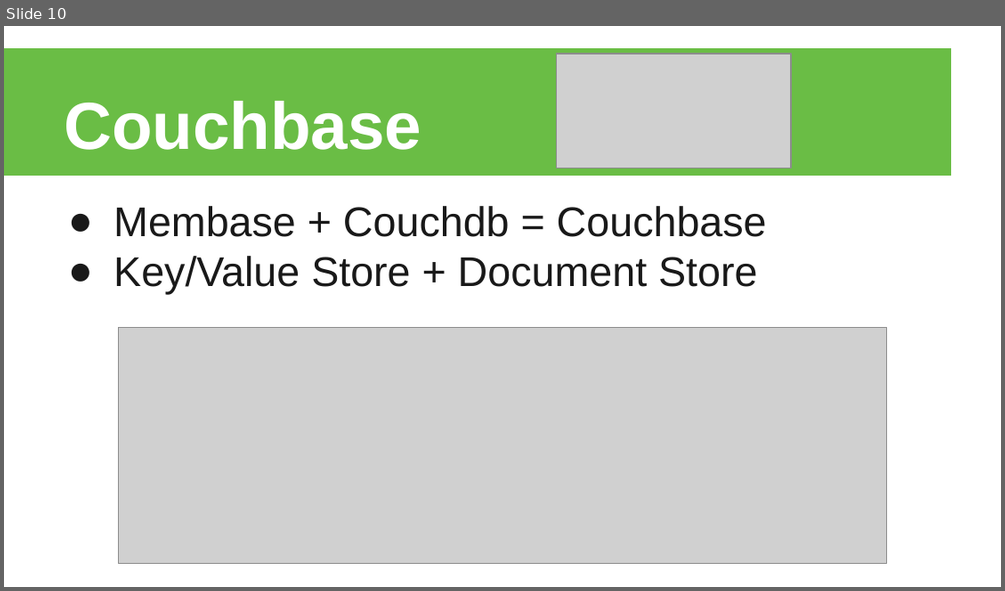
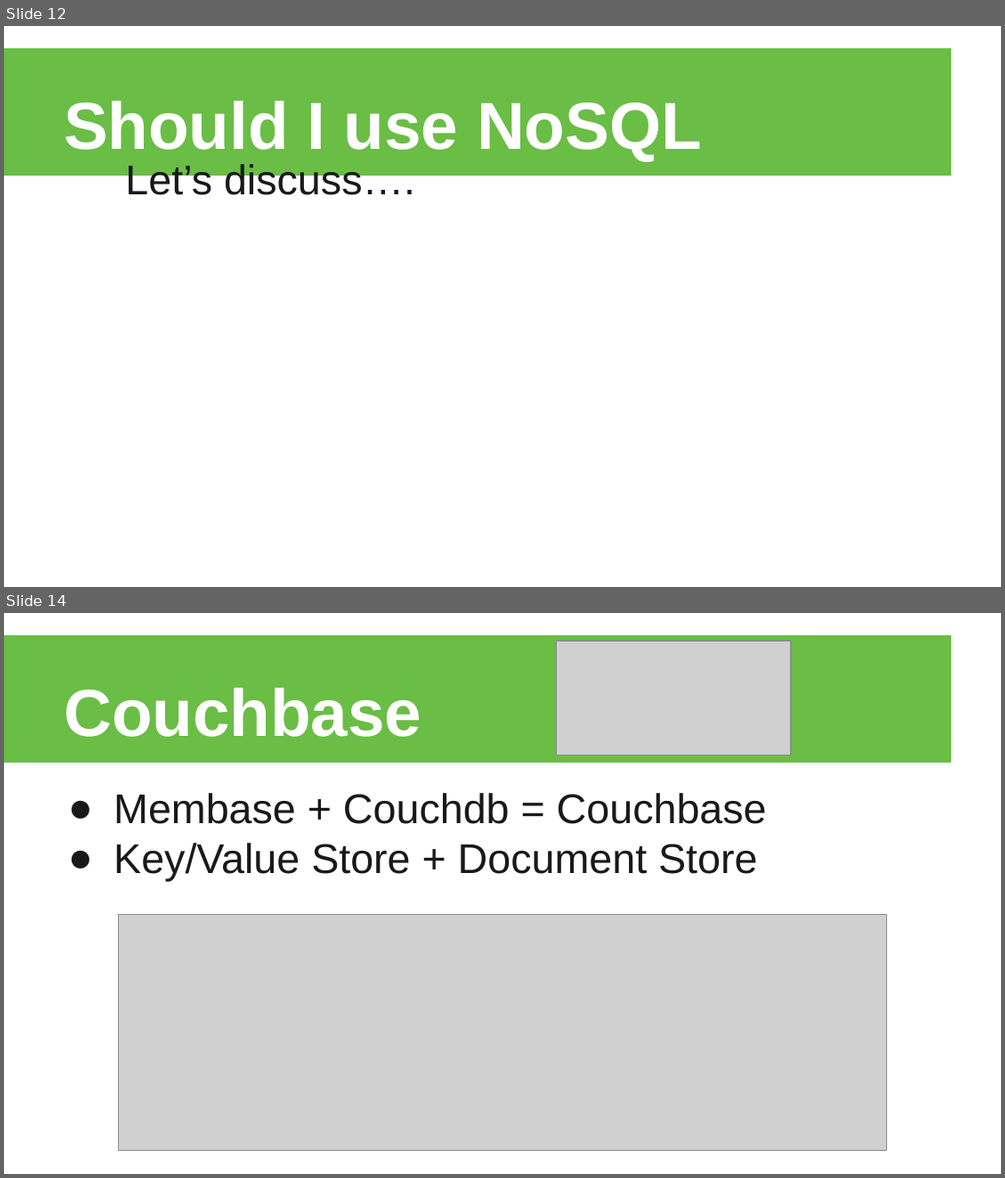
Before and after one commit to ekeydar/cb-mesh, a slide deck: slides/slides.pptx. Shown one above the other, each under a label of ours: slide 10 before the commit, slides 12 and 14 after it; the slides between them are not shown. The pictures are 1005x591 and 1005x1178 pixels, drawn with LibreOffice and Linux fonts; fonts in the diff are those of the drawing; grey boxes stand for pictures; background and template pictures are left out. Boxes give left, top, right and bottom in pixels: in the first picture for what was removed or moved away, otherwise in the second. Text is boxed around its words. In the diff, an @@ line names an element or a change of style, - is before the commit and + after.

```diff
--- a/slides/slides.pptx
+++ b/slides/slides.pptx
@@ slide 12 added at (4, 26, 1001, 587), background #FFFFFF; not listed: 1 template element that a slide beside it also shows @@
@@ title added at (64, 101, 702, 161), 48 pt, text #FFFFFF, bold @@
+Should I use NoSQL
@@ text added at (125, 161, 415, 202), 30 pt, text #191919 @@
+Let’s discuss….
@@ what was slide 10 is now slide 14 @@
```
Also in this commit, not shown: 3 slides changed, 10 other slides added, 1 slide removed.
